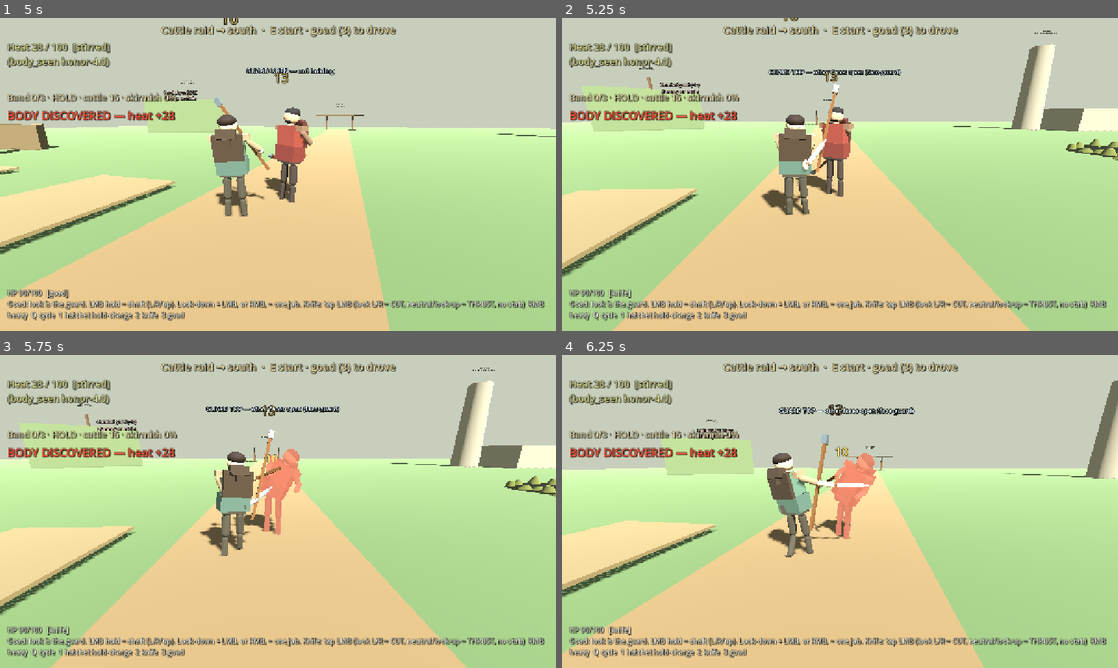
Above: before the commit, frames 1-4 (two rows, left to right).
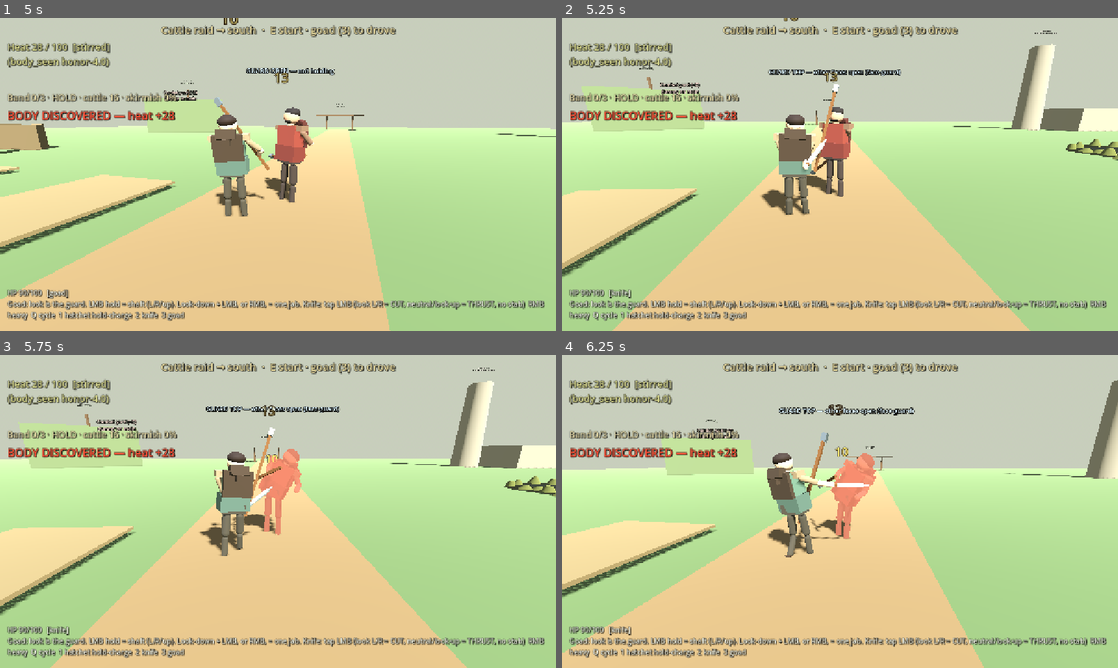
Above: after the commit, the same moments.

Repository: fortins4/devPlayground
Game: Godot game, scene res://scenes/main/main.tscn
The game is run twice, just before and just after one commit, with the same random seed, the same clock (stepped at 60 frames per second) and the same inputs.
Inputs (mouse positions are in pixels of both pictures, inside the frame that each line leads up to):
- Up to frame 1 (5 s): tap Enter at 0.5 s; move the mouse to (305, 174) at 0.52 s; hold Ctrl (crouch) 0.53-1.28 s; hold W (move_forward) from 0.53 s (still down); click (305, 174) at 0.67 s; tap Space (jump) at 0.77, 1.52, 3.02, 3.77, 4.52 s; tap Alt (walk) at 0.8, 1.35, 2.3, 3.8 s; move the mouse to (250, 174) at 1.27 s; tap Ctrl (crouch) at 1.55, 3.05, 4.35 s; move the mouse to (289, 168) at 2.02 s; hold Right mouse button (attack_heavy) 2.03-2.78 s; move the mouse to (272, 180) at 2.77 s; click (272, 180) at 2.85 s; move the mouse to (316, 177) at 3.52 s; hold H (band_toggle) 3.53-4.28 s; move the mouse to (233, 171) at 4.27 s
- Up to frame 2 (5.25 s): keep holding W (move_forward); move the mouse to (845, 174) at 5.02 s; hold Q (cycle_weapon) from 5.03 s (still down); click (845, 174) at 5.17 s
- Up to frame 3 (5.75 s): keep holding W (move_forward); keep holding Q (cycle_weapon); tap Alt (walk) at 5.3 s
- Up to frame 4 (6.25 s): move the mouse to (817, 505) at 5.77 s; release W (move_forward) at 5.78 s; release Q (cycle_weapon) at 5.78 s; hold D (move_right) from 5.78 s (still down); tap E (interact) at 5.85 s; tap Space (jump) at 6.02 s; tap Ctrl (crouch) at 6.05 s

Frame 1 is identical in both runs. In frame 2, 0.1% of the frame differs, in the area x 42-50%, y 21-59%; in frame 3, 0.3%; in frame 4, 0.4%, in the area x 42-48%, y 24-61%.

Commit message:
Slung goad seat: high diagonal across the back, clear of legs and ground
BackGoad rest seat moves from the near-vertical (0.189,-0.648,0.209) /
(-2.5,0.39,-8.92) to the diagonal the bucket carry and crouch already use
(-0.30,-0.40,0.21) / (-4,0,-30): head beside the right shoulder, butt up
behind the left hip. Length unchanged (1.30 m). Measured: butt 0.20-0.33 m
off the ground and >=3.4 cm clear of the legs standing, walking, trotting.

Diff:
--- a/scripts/characters/shared/kerne_mesh_builder.gd
+++ b/scripts/characters/shared/kerne_mesh_builder.gd
@@ -266,11 +266,13 @@
 
 	if include_kit_props:
 		# Same goad as the hands: 1.30 shaft, same 0.045 thickness, same gray head.
-		# Head beside the right shoulder. Butt just off the grass, against the back.
+		# Slung on a diagonal across the back: head beside the right shoulder, butt up behind the
+		# left hip, off the ground and clear of the legs in stand / walk / trot (the same high
+		# diagonal the bucket carry and the crouch already use: player CARRY_GOAD_POS / _ROT_DEG).
 		var back_goad := Node3D.new()
 		back_goad.name = "BackGoad"
-		back_goad.position = Vector3(0.189, -0.648, 0.209)
-		back_goad.rotation_degrees = Vector3(-2.50, 0.39, -8.92)
+		back_goad.position = Vector3(-0.30, -0.40, 0.21)
+		back_goad.rotation_degrees = Vector3(-4.0, 0.0, -30.0)
 		torso.add_child(back_goad)
 		var goad_mesh := BoxMesh.new()
 		goad_mesh.size = Vector3(0.045, 1.30, 0.045)
